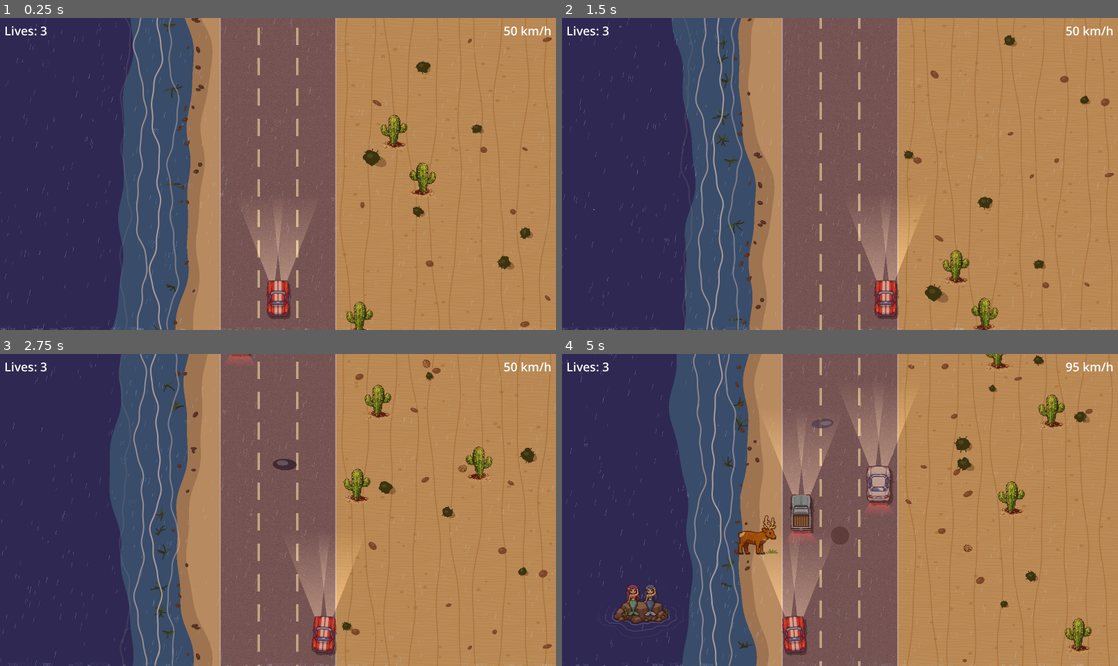
Above: before the commit, frames 1-4 (two rows, left to right).
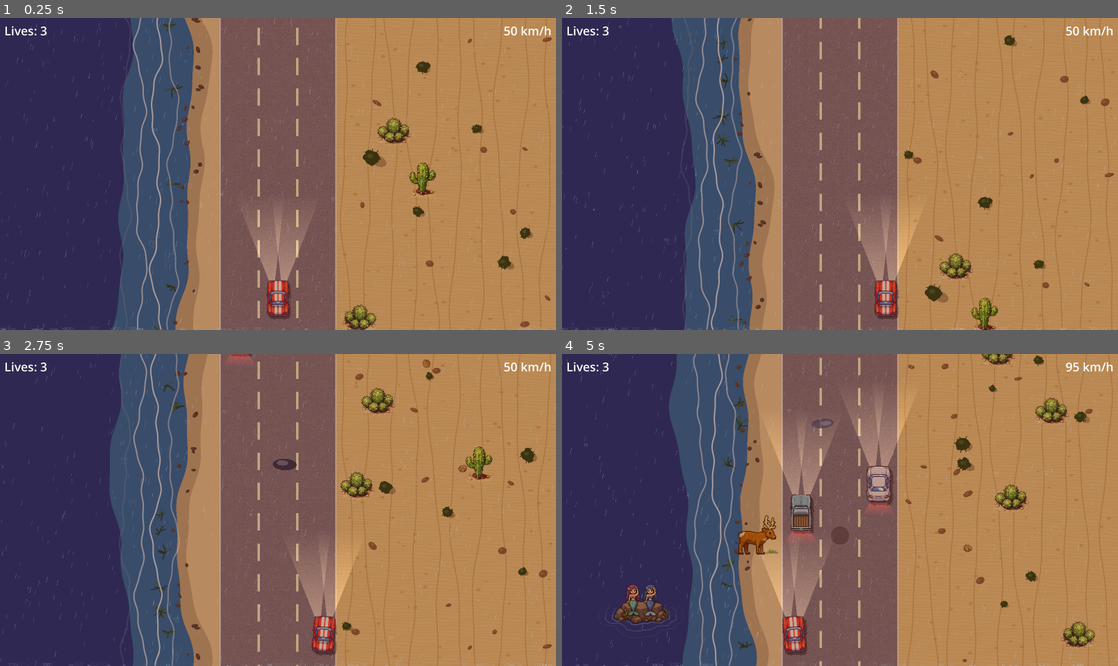
Above: after the commit, the same moments.

Repository: Antonio-Ingegnere/road-race
Game: Godot game, scene res://scenes/main.tscn
Same seed, same stepped clock (60 frames per second), same inputs: the game is played once before the commit and once after it.
Inputs:
- Up to frame 1 (0.25 s): no input
- Up to frame 2 (1.5 s): tap Enter at 0.5 s; hold Right (ui_right) 0.53-1.28 s; hold Down (ui_down) from 1.28 s (still down)
- Up to frame 3 (2.75 s): release Down (ui_down) at 2.03 s; hold Right (ui_right) from 2.03 s (still down)
- Up to frame 4 (5 s): release Right (ui_right) at 2.78 s; hold Up (ui_up) 2.78-3.53 s; hold Left (ui_left) from 3.53 s (still down)

The runs differ from the first frame. In frame 1, 0.9% of the frame differs, in the area x 61-79%, y 30-100%; in frame 2, 0.6%; in frame 3, 1.0%; in frame 4, 1.2%, in the area x 75-96%, y 0-96%.

Commit message:
Add small round cactus variant to desert landscape
Desert deco now randomly picks between big and small cactus (50/50)
per spawn. Both types support horizontal flip for variety.

Co-Authored-By: Claude Sonnet 4.6 <noreply@anthropic.com>

Diff:
--- a/scripts/road.gd
+++ b/scripts/road.gd
@@ -88,7 +88,8 @@
 var _tree_frame_timer := 0.0
 var _grass_tex: ImageTexture
 var _desert_tex: ImageTexture
-var _cactus_tex: Texture2D
+var _cactus_tex:       Texture2D
+var _cactus_small_tex: Texture2D
 var _tw_tex: Texture2D
 var _tumbleweeds: Array = []
 var _tw_spawn_timer := 0.0
@@ -118,7 +119,8 @@
 
 	_grass_tex  = _make_grass_tex()
 	_desert_tex = _make_desert_tex()
-	_cactus_tex = load("res://assets/CactusBig_x128.png")
+	_cactus_tex       = load("res://assets/CactusBig_x128.png")
+	_cactus_small_tex = load("res://assets/CactusSmall_x128.png")
 	_tw_tex     = load("res://assets/Tumbleweed_x128.png")
 	_tw_next_spawn = randf_range(TW_SPAWN_MIN, TW_SPAWN_MAX)
 
@@ -738,10 +740,14 @@
 			_draw_desert_shrub(Vector2(cx, cy), rng)
 
 		if rng.randf() < 0.30:
-			var cax  := rng.randf_range(x0 + MARGIN + 20.0, x1 - MARGIN - 20.0)
-			var cay  := sy + rng.randf_range(-20.0, 20.0)
+			var cax   := rng.randf_range(x0 + MARGIN + 20.0, x1 - MARGIN - 20.0)
+			var cay   := sy + rng.randf_range(-20.0, 20.0)
+			var ctype := rng.randi() % 2
 			var cflip := bool(rng.randi() % 2)
-			_draw_desert_cactus(Vector2(cax, cay), cflip)
+			if ctype == 0:
+				_draw_desert_cactus(Vector2(cax, cay), cflip)
+			else:
+				_draw_desert_cactus_small(Vector2(cax, cay), cflip)
 
 		wy += SPACING
 
@@ -797,6 +803,16 @@
 	var sv: float = -1.0 if flip_v else 1.0
 	draw_set_transform(pos, 0.0, Vector2(sv, 1.0))
 	draw_texture_rect(_cactus_tex, Rect2(-HALF, -HALF, HALF * 2, HALF * 2), false)
+	draw_set_transform(Vector2.ZERO)
+
+
+func _draw_desert_cactus_small(pos: Vector2, flip_v: bool) -> void:
+	if not _cactus_small_tex:
+		return
+	const HALF := 64.0
+	var sv: float = -1.0 if flip_v else 1.0
+	draw_set_transform(pos, 0.0, Vector2(sv, 1.0))
+	draw_texture_rect(_cactus_small_tex, Rect2(-HALF, -HALF, HALF * 2, HALF * 2), false)
 	draw_set_transform(Vector2.ZERO)
 
 
Binary file added: assets/CactusSmall_x128.png
